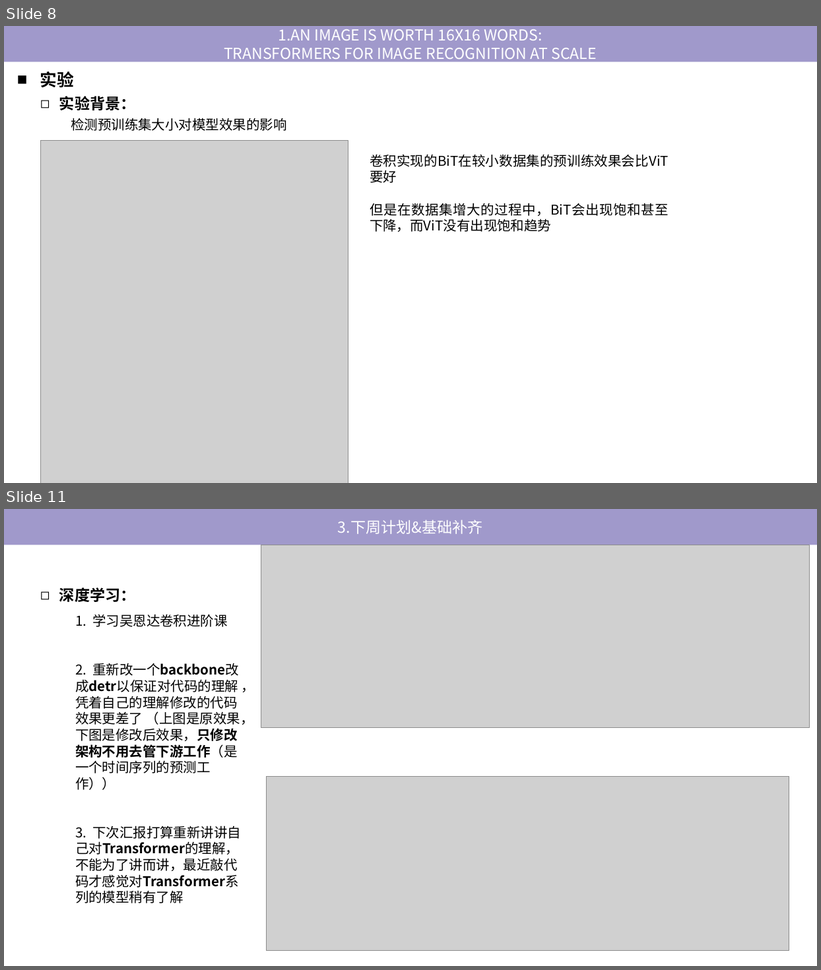
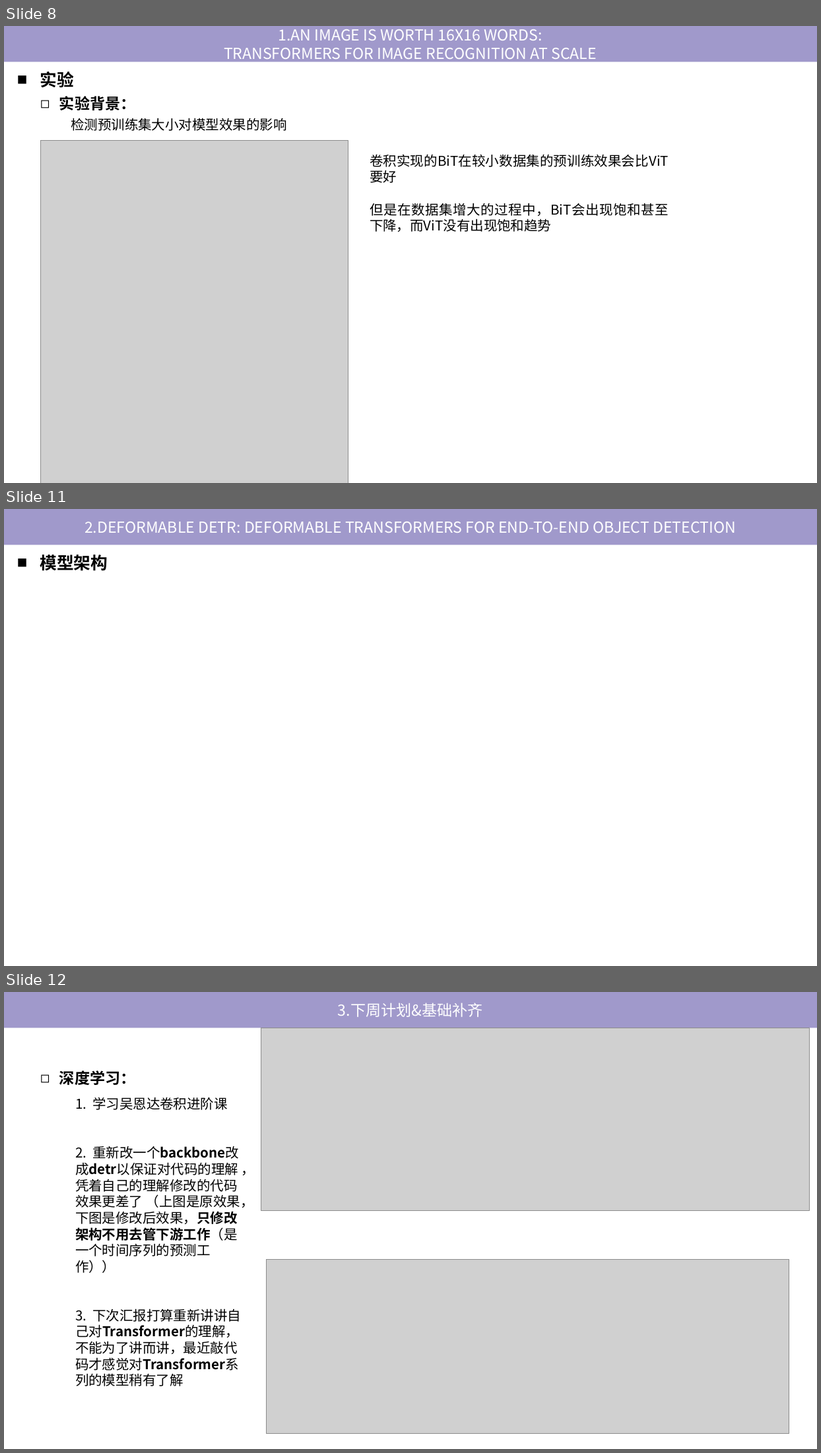
Before and after one commit to tj-messi/cv-computer-visual-tj, a slide deck: 0.组会记录/2024-10-17/report-2024-10-10.pptx. Shown one above the other, each under a label of ours: slides 8 and 11 before the commit, slides 8, 11 and 12 after it; the slides between them are not shown. The pictures are 821x970 and 821x1453 pixels, drawn with LibreOffice and Linux fonts; fonts in the diff are those of the drawing; grey boxes stand for pictures. Boxes give left, top, right and bottom in pixels: in the first picture for what was removed or moved away, otherwise in the second. Text is boxed around its words. In the diff, an @@ line names an element or a change of style, - is before the commit and + after.

```diff
--- a/0.组会记录/2024-10-17/report-2024-10-10.pptx
+++ b/0.组会记录/2024-10-17/report-2024-10-10.pptx
@@ slide 11 added at [4,509,817,966], background #FFFFFF @@
@@ rectangle added at [4,509,817,545], fill #A099CB, 18 pt, text #FFFFFF @@
+2.DEFORMABLE DETR: DEFORMABLE TRANSFORMERS FOR END-TO-END OBJECT DETECTION
@@ text added at [40,555,108,571], 20 pt, text #000000, bold @@
+■ 模型架构
@@ what was slide 11 is now slide 12 @@
```
Also in this commit, not shown: 3 slides changed, 1 other file.
